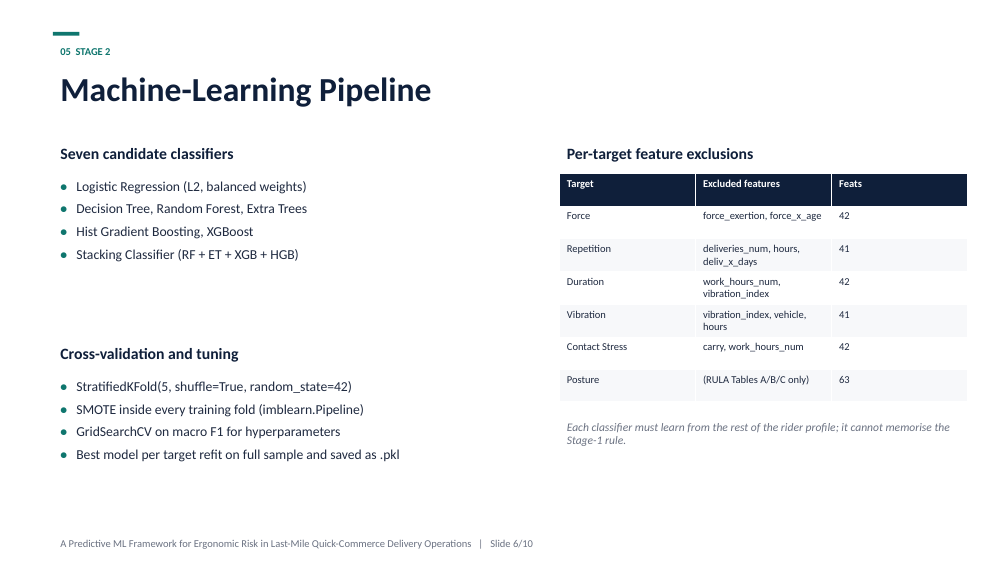
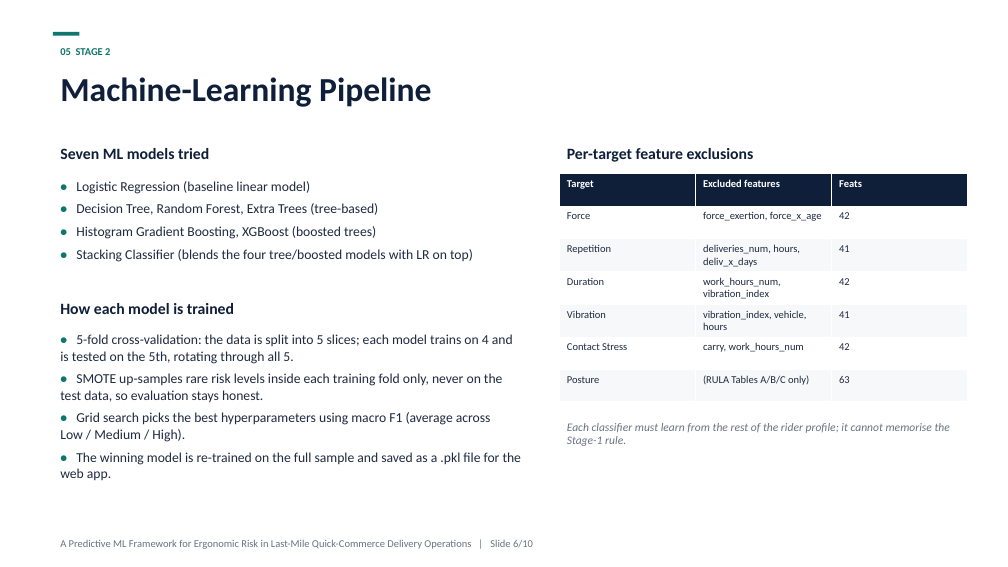
Before and after one commit to AilaVishnu/ergonomic-risk-factor-prediction, a slide deck: slide 6 of deck/Review_Presentation.pptx. Drawn at 1008x567 pixels with LibreOffice and Linux fonts; fonts in the diff are those of the drawing. Boxes give left, top, right and bottom in pixels: in the first picture for what was removed or moved away, otherwise in the second. Text is boxed around its words. In the diff, an @@ line names an element or a change of style, - is before the commit and + after.

```diff
--- a/deck/Review_Presentation.pptx
+++ b/deck/Review_Presentation.pptx
@@ text at [60,148,209,159]: text changed @@
-Seven candidate classifiers
+Seven ML models tried
@@ text at [76,181,473,262]: text changed @@
-• Logistic Regression (L2, balanced weights)
-• Decision Tree, Random Forest, Extra Trees
-• Hist Gradient Boosting, XGBoost
-• Stacking Classifier (RF + ET + XGB + HGB)
+• Logistic Regression (baseline linear model)
+• Decision Tree, Random Forest, Extra Trees (tree-based)
+• Histogram Gradient Boosting, XGBoost (boosted trees)
+• Stacking Classifier (blends the four tree/boosted models with LR on top)
@@ text at [60,303,234,314]: text changed @@
-Cross-validation and tuning
+How each model is trained
@@ text at [60,334,521,480]: text changed @@
-• StratifiedKFold(5, shuffle=True, random_state=42)
-• SMOTE inside every training fold (imblearn.Pipeline)
-• GridSearchCV on macro F1 for hyperparameters
-• Best model per target refit on full sample and saved as .pkl
+• 5-fold cross-validation: the data is split into 5 slices; each model trains on 4 and is tested on the 5th, rotating through all 5.
+• SMOTE up-samples rare risk levels inside each training fold only, never on the test data, so evaluation stays honest.
+• Grid search picks the best hyperparameters using macro F1 (average across Low / Medium / High).
+• The winning model is re-trained on the full sample and saved as a .pkl file for the web app.
```
Also in this commit, not shown: 3 other slides changed.
